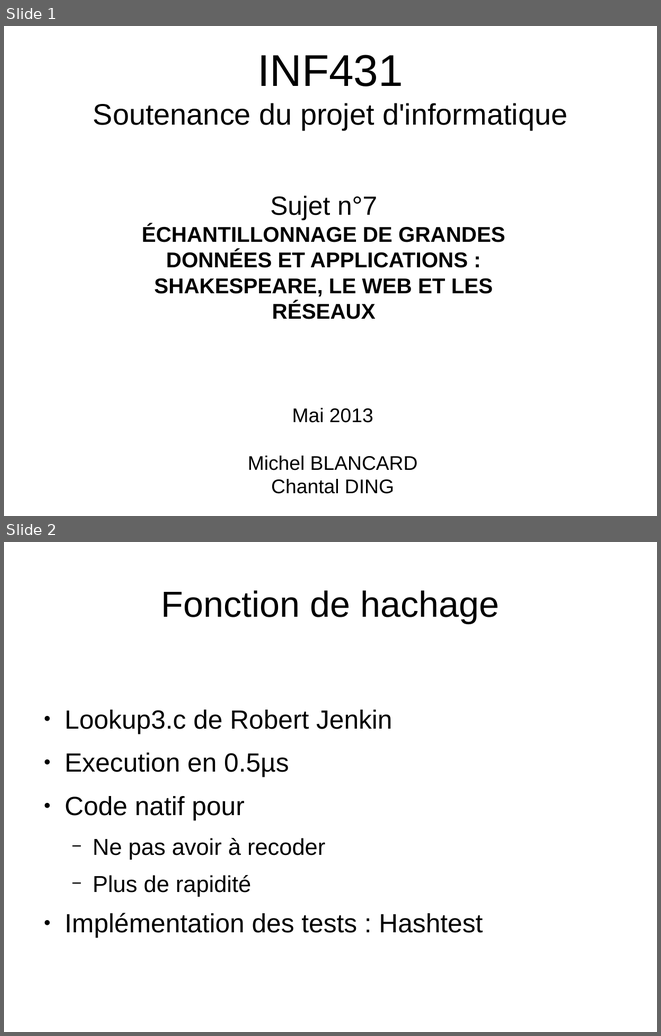
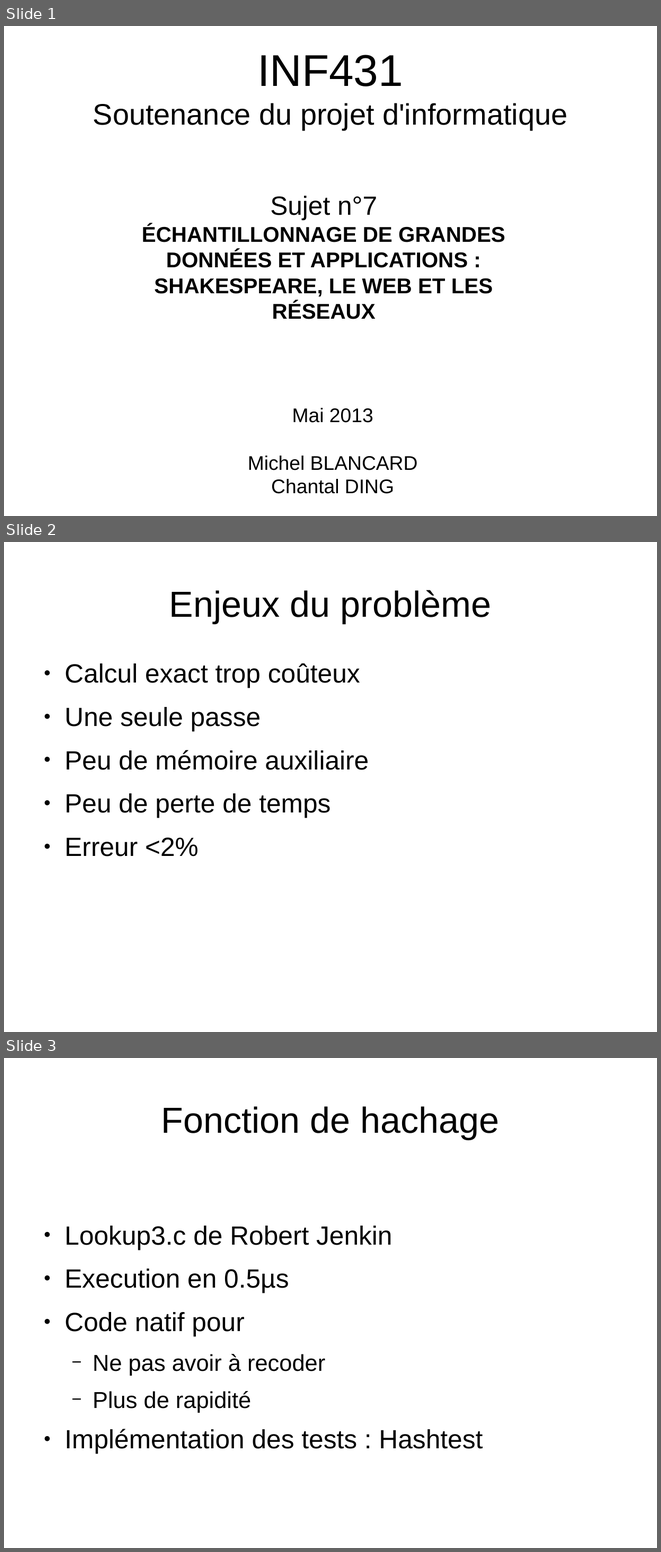
Before and after one commit to tal-chan/projet_inf431, a slide deck: Soutenance.odp. Shown one above the other, each under a label of ours: slides 1 and 2 before the commit, slides 1, 2 and 3 after it. The pictures are 661x1036 and 661x1552 pixels, drawn with LibreOffice and Linux fonts; fonts in the diff are those of the drawing. Boxes give left, top, right and bottom in pixels: in the first picture for what was removed or moved away, otherwise in the second. Text is boxed around its words. In the diff, an @@ line names an element or a change of style, - is before the commit and + after.

```diff
--- a/Soutenance.odp
+++ b/Soutenance.odp
@@ slide 2 added at box(4, 542, 657, 1032), background #FFFFFF @@
@@ title added at box(169, 590, 491, 623), 44 pt, text #000000 @@
+Enjeux du problème
@@ text added at box(64, 663, 369, 856), 32 pt, text #000000 @@
+● Calcul exact trop coûteux
+● Une seule passe
+● Peu de mémoire auxiliaire
+● Peu de perte de temps
+● Erreur <2%
@@ what was slide 2 is now slide 3 @@
```
Also in this commit, not shown: 3 slides changed.
